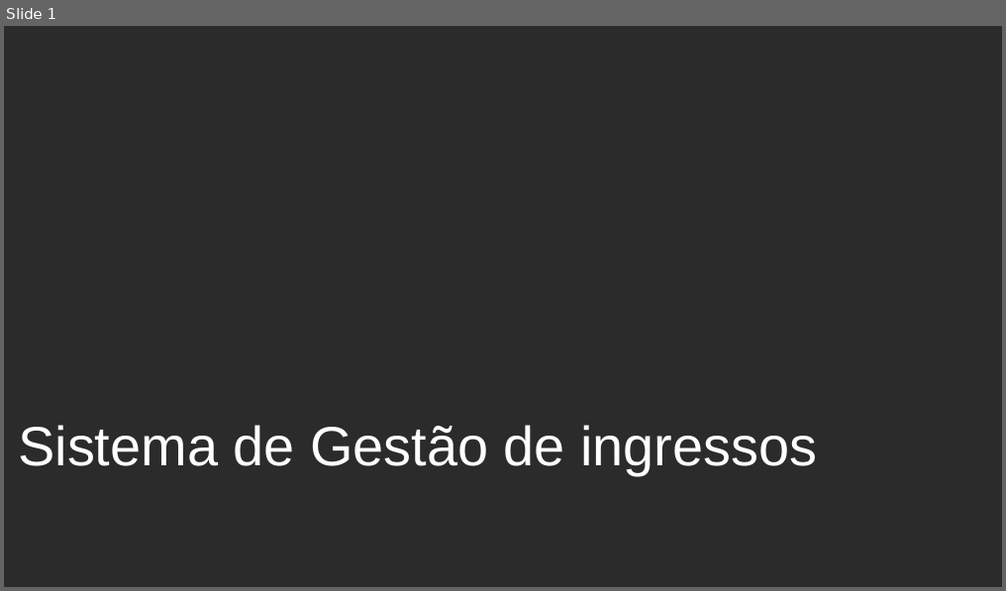
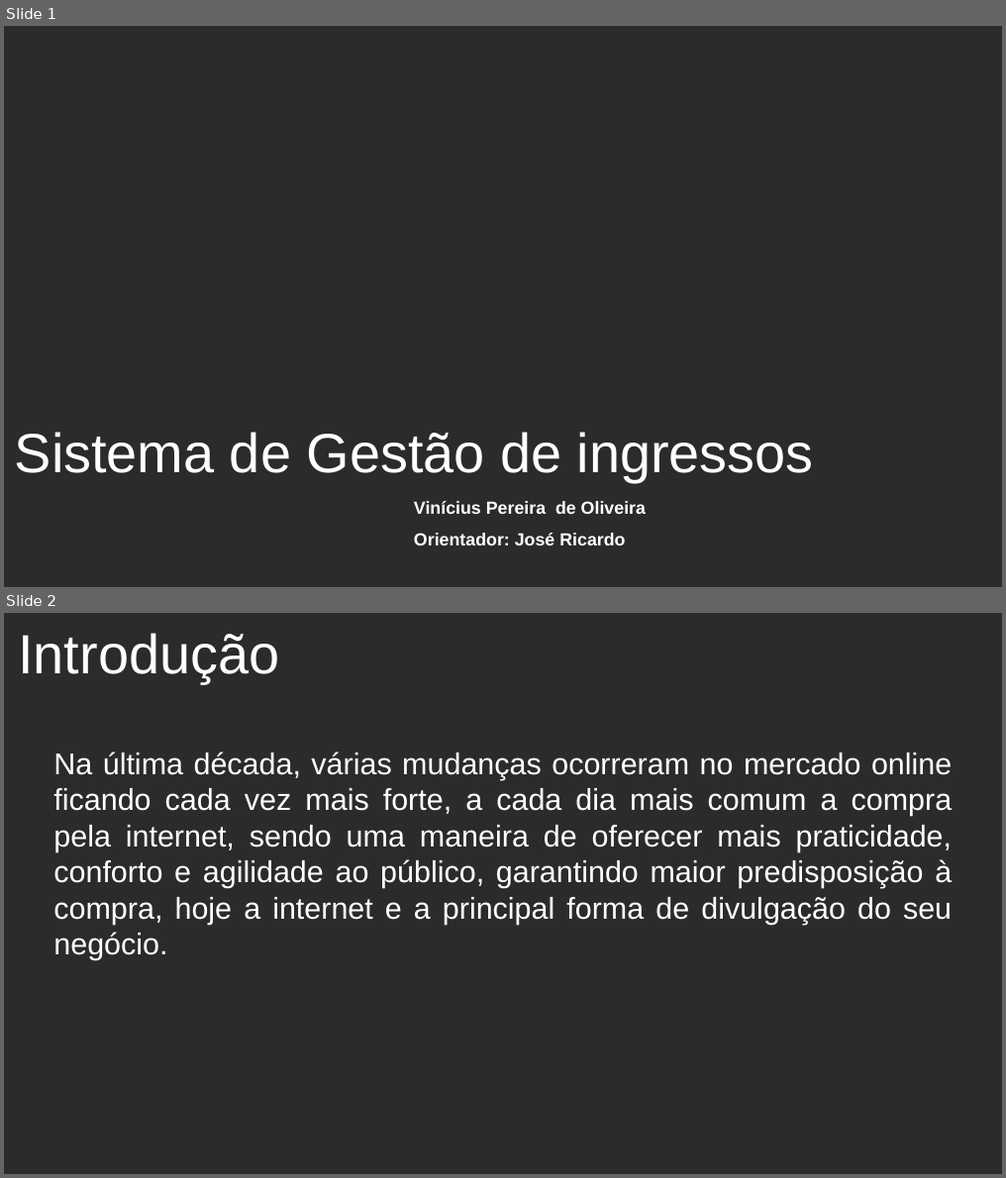
Before and after one commit to viniciusoliverrs/ingresso-online, a slide deck: TCC_slide.odp. Shown one above the other, each under a label of ours: slide 1 before the commit, slides 1 and 2 after it. The pictures are 1006x591 and 1006x1178 pixels, drawn with LibreOffice and Linux fonts; fonts in the diff are those of the drawing; background and template pictures are left out; a plain dark background stands for a picture behind light text. Boxes give left, top, right and bottom in pixels: in the first picture for what was removed or moved away, otherwise in the second. Text is boxed around its words. In the diff, an @@ line names an element or a change of style, - is before the commit and + after.

```diff
--- a/TCC_slide.odp
+++ b/TCC_slide.odp
@@ slide 2 added at <box>4,613,1002,1174</box>, background picture (left out) @@
@@ title added at <box>18,633,279,683</box>, 44 pt, text #FFFFFF @@
+Introdução
@@ text added at <box>54,752,952,960</box>, 24 pt, text #FFFFFF @@
+Na última década, várias mudanças ocorreram no mercado online ficando cada vez mais forte, a cada dia mais comum a compra pela internet, sendo uma maneira de oferecer mais praticidade, conforto e agilidade ao público, garantindo maior predisposição à compra, hoje a internet e a principal forma de divulgação do seu negócio.
@@ slide 1 changed as well @@
@@ title "Sistema de Gestão de ingressos": place and size @@
-title "Sistema de Gestão de ingressos" at <box>18,425,817,474</box>
+title "Sistema de Gestão de ingressos" at <box>15,432,814,482</box>
@@ title added at <box>414,501,646,514</box>, 14 pt, text #FFFFFF, bold @@
+Vinícius Pereira de Oliveira
@@ title added at <box>414,533,625,546</box>, 14 pt, text #FFFFFF, bold @@
+Orientador: José Ricardo
```
Also in this commit, not shown: 4 other slides added, 2 slides removed, 10 other files.
